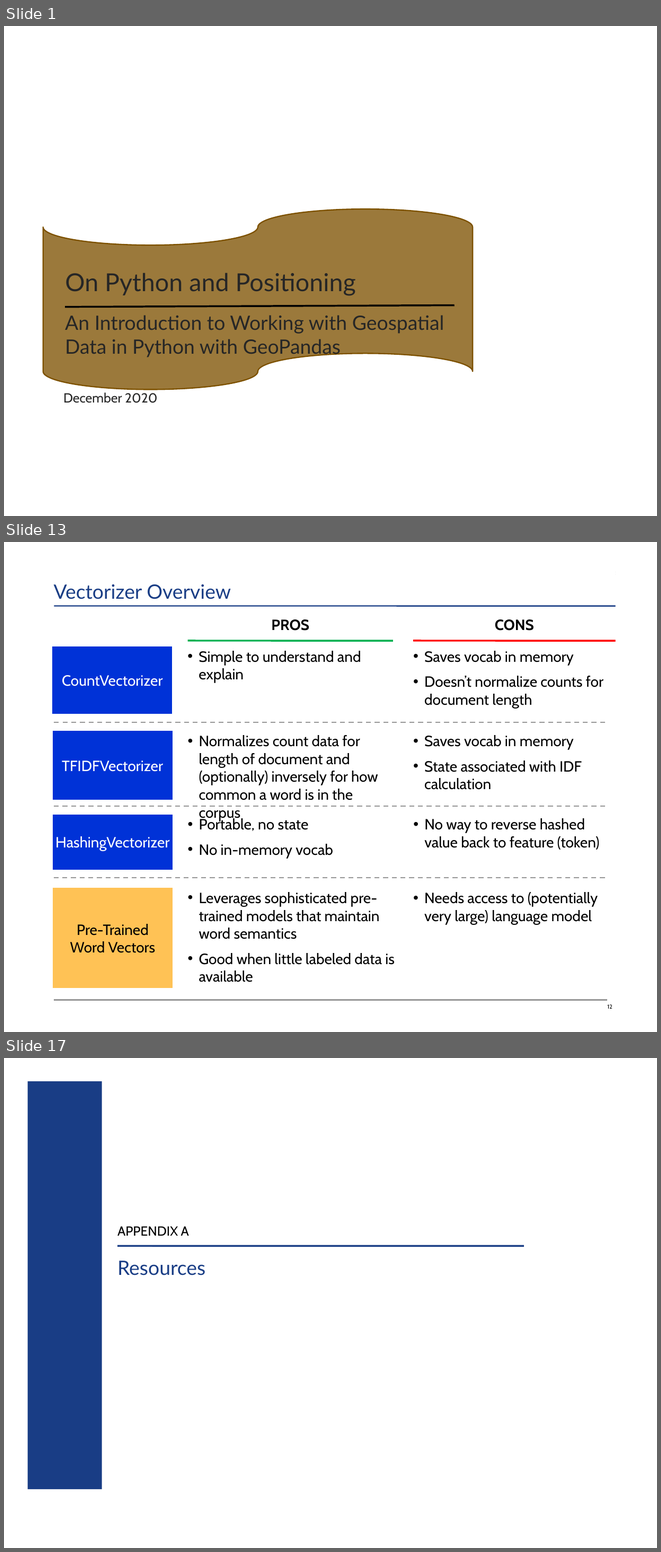
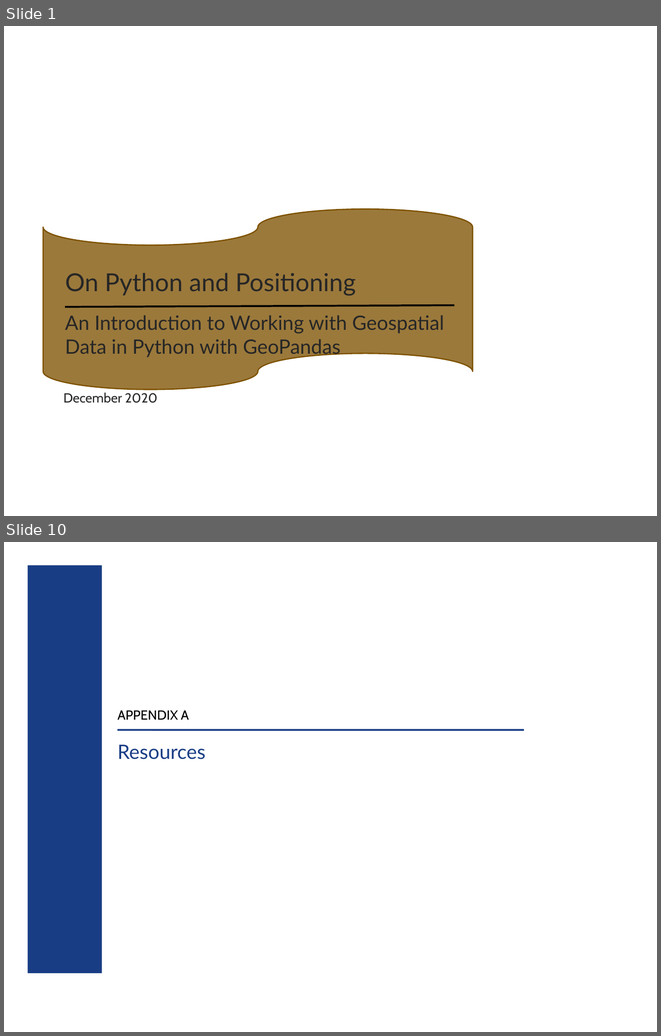
Before and after one commit to HKuz/Geospatial_Overview, a slide deck: BOS-PY_Presentation/OverviewOfUsingGeospatialDataInPython.pptx. Shown one above the other, each under a label of ours: slides 1, 13 and 17 before the commit, slides 1 and 10 after it; the slides between them are not shown. The pictures are 661x1552 and 661x1036 pixels, drawn with LibreOffice and Linux fonts; fonts in the diff are those of the drawing; background and template pictures are left out. Boxes give left, top, right and bottom in pixels: in the first picture for what was removed or moved away, otherwise in the second. Text is boxed around its words. In the diff, an @@ line names an element or a change of style, - is before the commit and + after.

```diff
--- a/BOS-PY_Presentation/OverviewOfUsingGeospatialDataInPython.pptx
+++ b/BOS-PY_Presentation/OverviewOfUsingGeospatialDataInPython.pptx
@@ slide 13 removed at [4,542,657,1032], background #FFFFFF @@
@@ title removed at [54,542,616,603] @@
-Vectorizer Overview
@@ line removed from (54, 606) to (616, 606) @@
@@ text removed at [271,619,309,631] @@
-PROS
@@ text removed at [495,619,534,631] @@
-CONS
@@ rectangle removed at [53,647,172,713] @@
-CountVectorizer
@@ line removed from (187, 641) to (393, 641) @@
@@ text removed at [199,651,361,683] @@
-• Simple to understand and explain
@@ line removed from (413, 641) to (616, 641) @@
@@ text removed at [424,651,603,708] @@
-• Saves vocab in memory
-• Doesn’t normalize counts for document length
@@ rectangle removed at [53,731,172,799] @@
-TFIDFVectorizer
@@ line removed from (54, 722) to (608, 722) @@
@@ text removed at [199,735,378,800] @@
-• Normalizes count data for length of document and (optionally) inversely for how common a word is in the corpus
@@ text removed at [424,735,582,790] @@
-• Saves vocab in memory
-• State associated with IDF calculation
@@ line removed from (54, 805) to (607, 805) @@
@@ rectangle removed at [53,815,172,869] @@
-HashingVectorizer
@@ text removed at [199,817,333,858] @@
-• Portable, no state
-• No in-memory vocab
@@ text removed at [424,818,600,849] @@
-• No way to reverse hashed value back to feature (token)
@@ rectangle removed at [53,889,172,988] @@
-Pre-Trained
-Word Vectors
@@ line removed from (54, 877) to (607, 877) @@
@@ text removed at [199,892,395,982] @@
-• Leverages sophisticated pre-trained models that maintain word semantics
-• Good when little labeled data is available
@@ text removed at [424,892,598,924] @@
-• Needs access to (potentially very large) language model
@@ line removed from (54, 1000) to (607, 1000) @@
@@ page number removed at [607,1004,612,1008] @@
-12
@@ what was slide 17 is now slide 10 @@
```
Also in this commit, not shown: 8 slides changed, 6 other slides removed, 16 other files.
